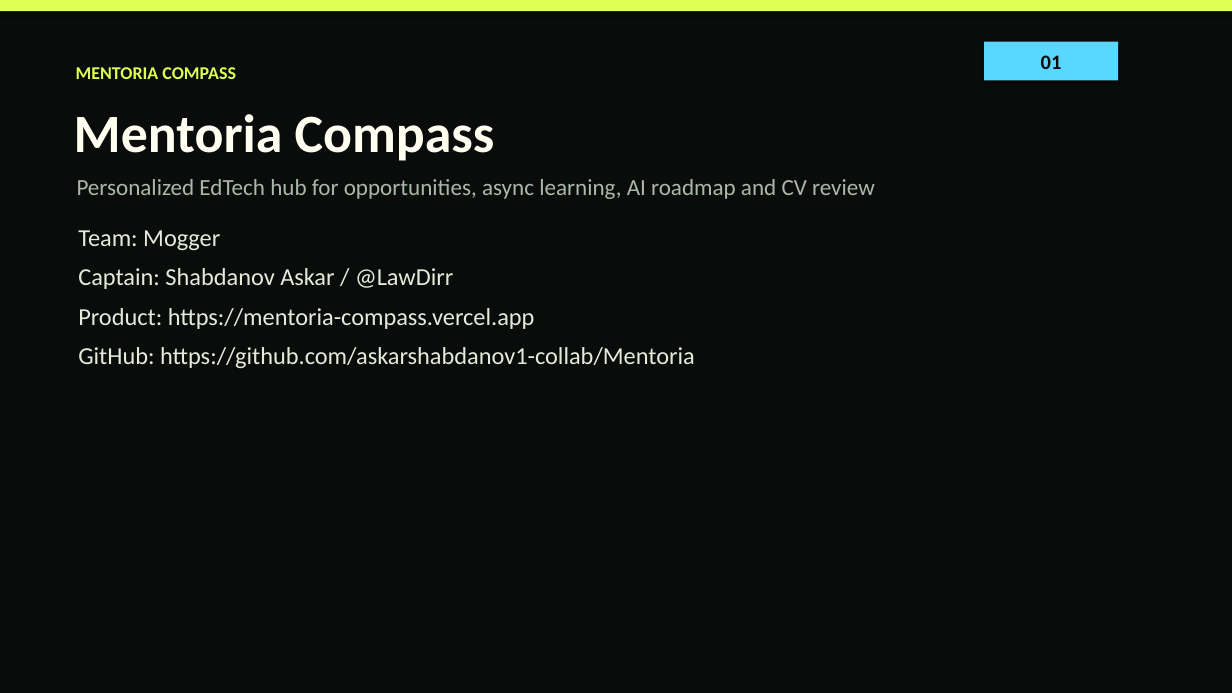
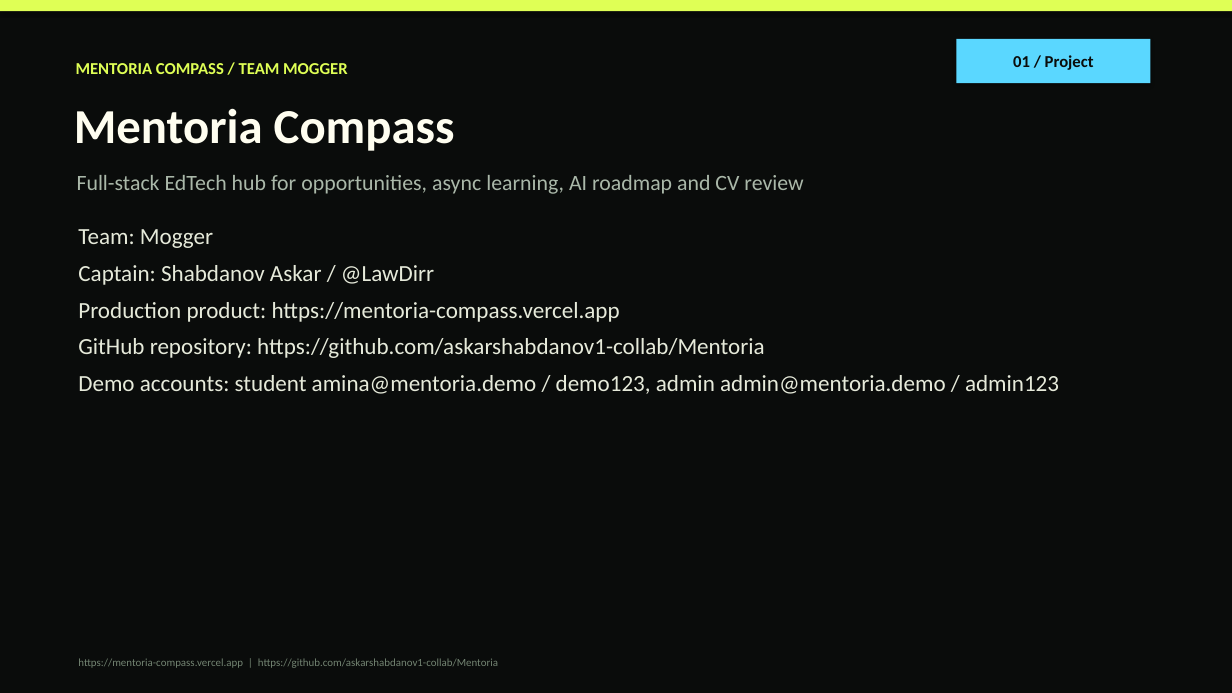
Before and after one commit to askarshabdanov1-collab/Mentoria, a slide deck: slide 1 of Mentoria_Compass_Mogger_Presentation.pptx. Drawn at 1232x693 pixels with LibreOffice and Linux fonts; fonts in the diff are those of the drawing. Boxes give left, top, right and bottom in pixels: in the first picture for what was removed or moved away, otherwise in the second. Text is boxed around its words. In the diff, an @@ line names an element or a change of style, - is before the commit and + after.

Commit message:
Expand project presentation details

```diff
--- a/Mentoria_Compass_Mogger_Presentation.pptx
+++ b/Mentoria_Compass_Mogger_Presentation.pptx
@@ rectangle "01 / Project": place and size @@
-rectangle "01 / Project" at bbox=[984, 42, 1118, 80]
+rectangle "01 / Project" at bbox=[957, 39, 1151, 83]
@@ text in rectangle at bbox=[1013, 55, 1094, 70]: text changed; size 16 to 13 pt @@
-01
+01 / Project
@@ text at bbox=[76, 63, 348, 74]: text changed; size 14 to 13 pt @@
-MENTORIA COMPASS
+MENTORIA COMPASS / TEAM MOGGER
@@ text "Mentoria Compass" at bbox=[74, 108, 455, 151]: size 42 to 38 pt @@
@@ text at bbox=[77, 175, 803, 194]: text changed; size 18 to 17 pt @@
-Personalized EdTech hub for opportunities, async learning, AI roadmap and CV review
+Full-stack EdTech hub for opportunities, async learning, AI roadmap and CV review
@@ text at bbox=[78, 229, 434, 285]: size 19 to 18 pt in "Team: Mogger", "Captain: Shabdanov Askar / @LawDirr"; less space between paragraphs @@
@@ text at bbox=[78, 302, 1059, 394]: text changed; size 19 to 18 pt @@
-Product: https://mentoria-compass.vercel.app
-GitHub: https://github.com/askarshabdanov1-collab/Mentoria
+Production product: https://mentoria-compass.vercel.app
+GitHub repository: https://github.com/askarshabdanov1-collab/Mentoria
+Demo accounts: student amina@mentoria.demo / demo123, admin admin@mentoria.demo / admin123
@@ text added at bbox=[78, 658, 498, 668], 8.5 pt, text #738472 @@
+https://mentoria-compass.vercel.app | https://github.com/askarshabdanov1-collab/Mentoria
```
Also in this commit, not shown: 4 other slides changed, 5 slides added, 2 slides removed, 1 other file.
